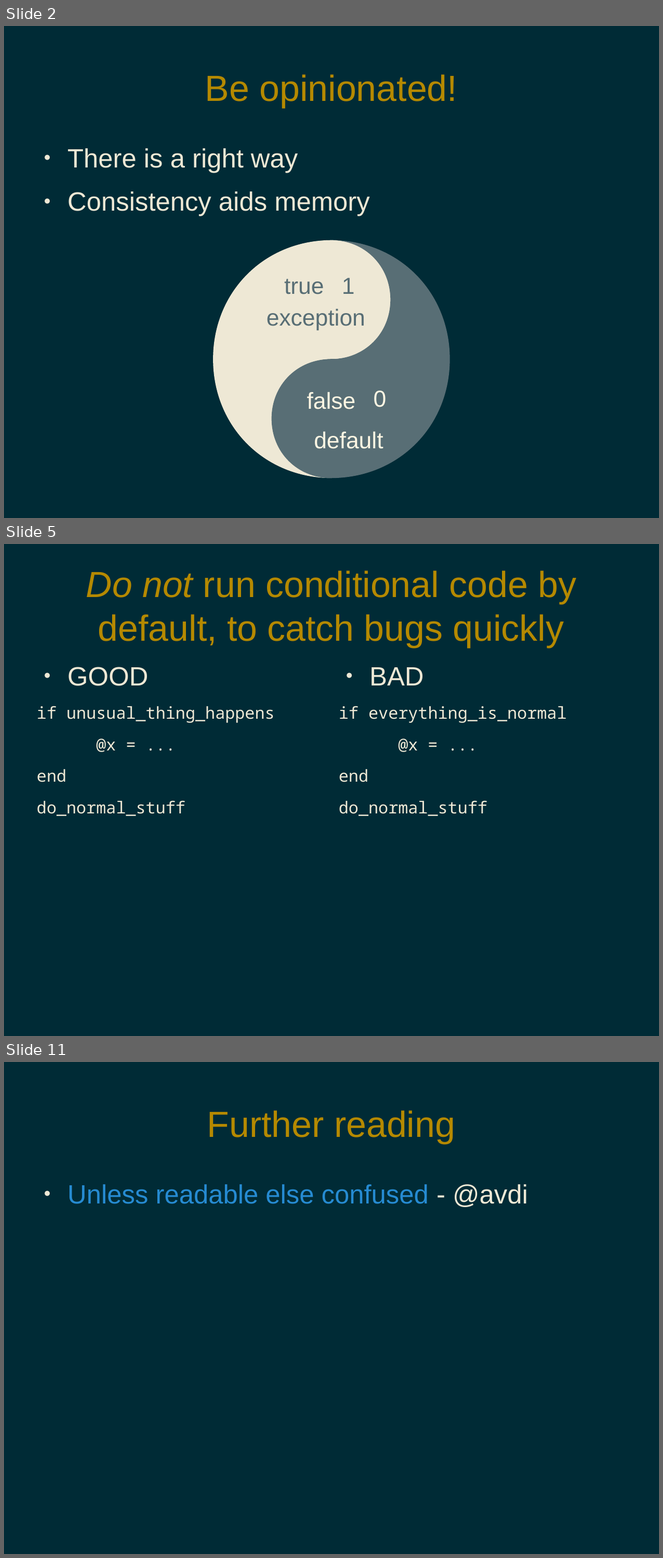
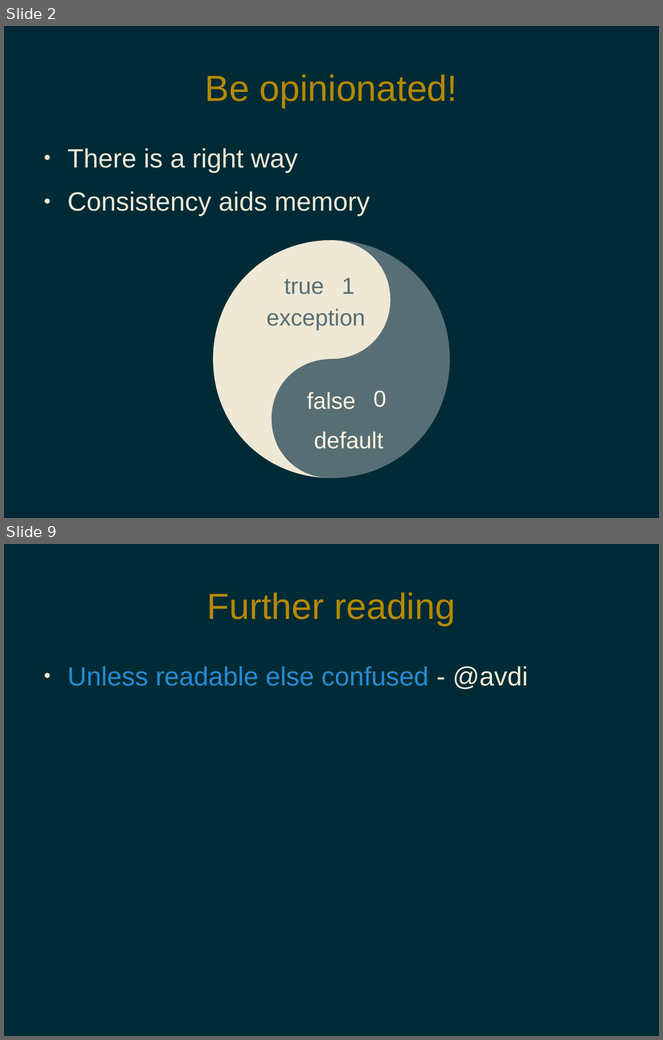
Before and after one commit to pdg137/always-default-to-false, a slide deck: always-default-to-false.odp. Shown one above the other, each under a label of ours: slides 2, 5 and 11 before the commit, slides 2 and 9 after it; the slides between them are not shown. The pictures are 663x1558 and 663x1040 pixels, drawn with LibreOffice and Linux fonts; fonts in the diff are those of the drawing. Boxes give left, top, right and bottom in pixels: in the first picture for what was removed or moved away, otherwise in the second. Text is boxed around its words. In the diff, an @@ line names an element or a change of style, - is before the commit and + after.

```diff
--- a/always-default-to-false.odp
+++ b/always-default-to-false.odp
@@ slide 5 removed at [4, 544, 659, 1036], background #002B36 @@
@@ title removed at [86, 571, 577, 647] @@
-Do not run conditional code by default, to catch bugs quickly
@@ text removed at [37, 667, 275, 816] @@
-● GOOD
-if unusual_thing_happens
-@x = ...
-end
-do_normal_stuff
@@ text removed at [339, 667, 567, 816] @@
-● BAD
-if everything_is_normal
-@x = ...
-end
-do_normal_stuff
@@ what was slide 11 is now slide 9 @@
```
Also in this commit, not shown: 5 slides changed, 1 slide added, 2 other slides removed.
